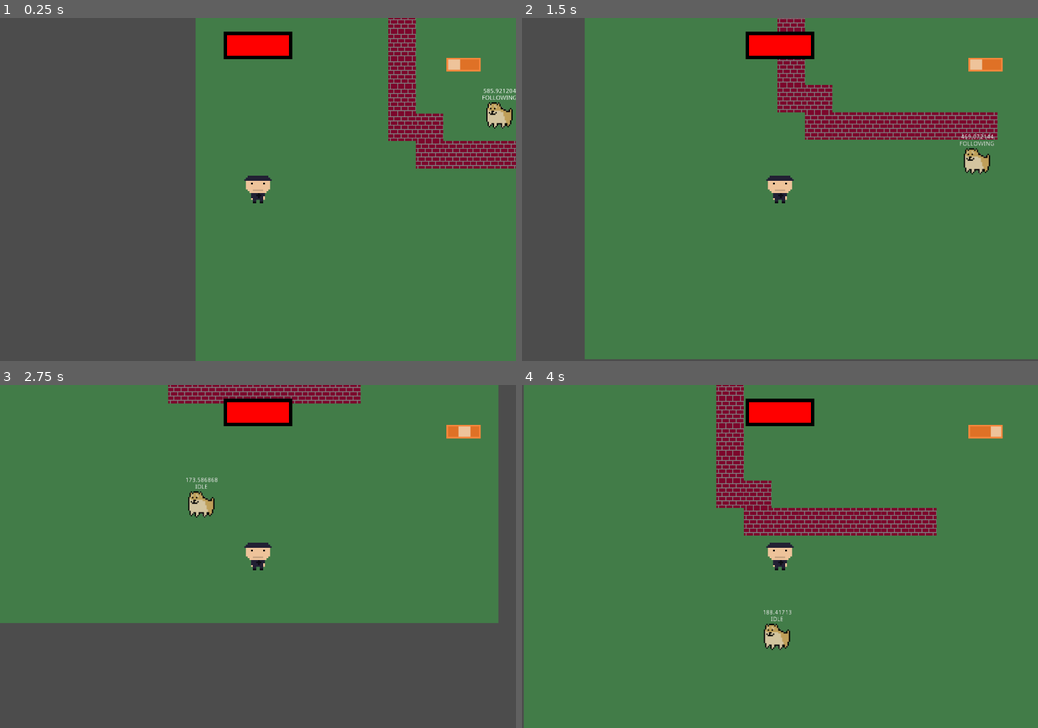
Above: before the commit, frames 1-4 (two rows, left to right).
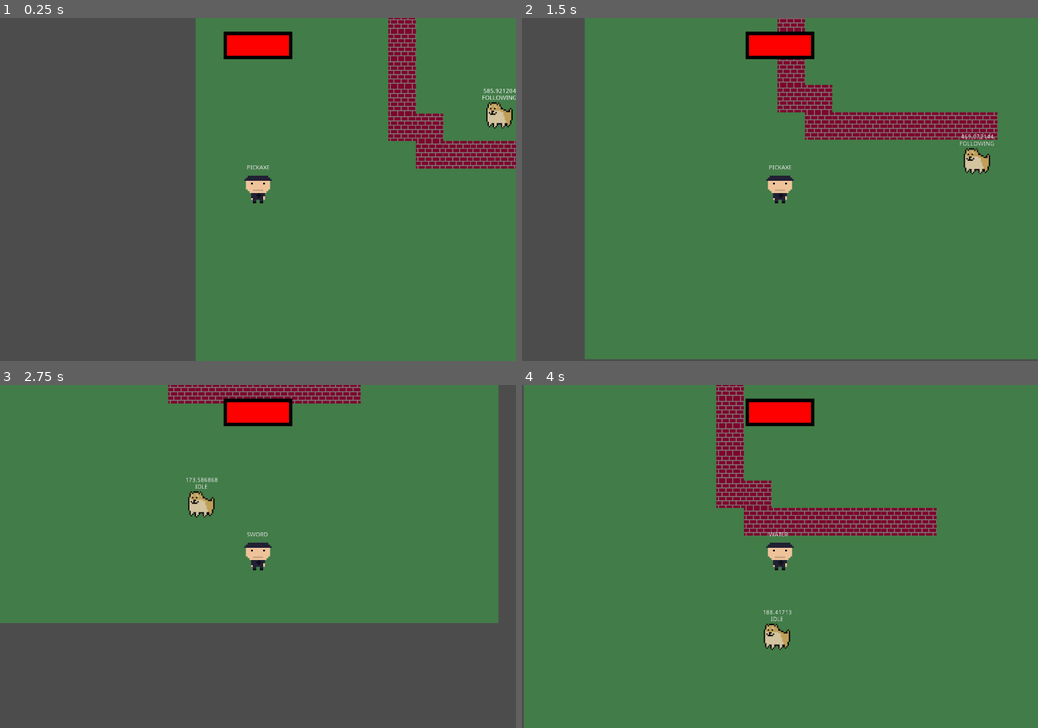
Above: after the commit, the same moments.

Repository: ranaxdev/BeatTheBoredomJam
Game: Godot game, scene res://Scenes/World.tscn
The game is run twice, just before and just after one commit, with the same random seed, the same clock (stepped at 60 frames per second) and the same inputs.
Inputs:
- Up to frame 1 (0.25 s): no input
- Up to frame 2 (1.5 s): tap Enter (ui_accept) at 0.5, 0.77, 1.07 s; hold D (move_right) 0.53-1.28 s; hold 4 0.53-1.28 s; tap 1 at 0.8, 1.35 s; hold S (move_down) from 1.28 s (still down)
- Up to frame 3 (2.75 s): tap Enter (ui_accept) at 1.52, 1.82 s; tap 2 at 1.55 s; release S (move_down) at 2.03 s; hold D (move_right) from 2.03 s (still down); hold 2 from 2.03 s (still down); tap 3 at 2.3 s
- Up to frame 4 (4 s): release D (move_right) at 2.78 s; release 2 at 2.78 s; hold W (move_up) 2.78-3.53 s; tap 3 at 2.85 s; tap Enter (ui_accept) at 3.02, 3.05, 3.32, 3.6, 3.77 s; hold A (move_left) from 3.53 s (still down); hold 4 from 3.53 s (still down)

The runs differ from the first frame. In frame 1, 0.3% of the frame differs, in the area x 47-94%, y 11-45%; in frame 2, 0.3%; in frame 3, 0.3%; in frame 4, 0.3%.

Commit message:
Scuffed plant watering system

Diff:
--- a/Assets/tileset.tres
+++ b/Assets/tileset.tres
@@ -1,10 +1,11 @@
-[gd_resource type="TileSet" load_steps=10 format=2]
+[gd_resource type="TileSet" load_steps=12 format=2]
 
 [ext_resource path="res://Assets/tempwall.png" type="Texture" id=1]
 [ext_resource path="res://Assets/tempground.png" type="Texture" id=2]
 [ext_resource path="res://Assets/tempdirt.png" type="Texture" id=3]
 [ext_resource path="res://Assets/templava.png" type="Texture" id=4]
 [ext_resource path="res://Assets/tempseededsoil.png" type="Texture" id=5]
+[ext_resource path="res://Assets/tempwetdirt.png" type="Texture" id=6]
 
 [sub_resource type="ConvexPolygonShape2D" id=1]
 points = PoolVector2Array( 64, 64, 0, 64, 0, 0, 64, 0 )
@@ -19,6 +20,10 @@
 
 [sub_resource type="NavigationPolygon" id=4]
 vertices = PoolVector2Array( 64, 0, 0, 0, 0, 64, 64, 64 )
+polygons = [ PoolIntArray( 0, 1, 2, 3 ) ]
+
+[sub_resource type="NavigationPolygon" id=5]
+vertices = PoolVector2Array( 64, 64, 0, 64, 0, 0, 64, 0 )
 polygons = [ PoolIntArray( 0, 1, 2, 3 ) ]
 
 [resource]
@@ -102,3 +107,18 @@
 4/shape_one_way_margin = 0.0
 4/shapes = [  ]
 4/z_index = 0
+5/name = "tempwetdirt.png 5"
+5/texture = ExtResource( 6 )
+5/tex_offset = Vector2( 0, 0 )
+5/modulate = Color( 1, 1, 1, 1 )
+5/region = Rect2( 0, 0, 64, 64 )
+5/tile_mode = 0
+5/occluder_offset = Vector2( 0, 0 )
+5/navigation_offset = Vector2( 0, 0 )
+5/navigation = SubResource( 5 )
+5/shape_offset = Vector2( 0, 0 )
+5/shape_transform = Transform2D( 1, 0, 0, 1, 0, 0 )
+5/shape_one_way = false
+5/shape_one_way_margin = 0.0
+5/shapes = [  ]
+5/z_index = 0
--- a/Scenes/Actors/Player.tscn
+++ b/Scenes/Actors/Player.tscn
@@ -1,9 +1,8 @@
-[gd_scene load_steps=7 format=2]
+[gd_scene load_steps=6 format=2]
 
 [ext_resource path="res://icon.png" type="Texture" id=1]
 [ext_resource path="res://Scripts/Actors/Player.gd" type="Script" id=2]
 [ext_resource path="res://Scripts/Actors/Toolbar.gd" type="Script" id=3]
-[ext_resource path="res://Assets/temptoolbar.png" type="Texture" id=4]
 [ext_resource path="res://Scripts/Actors/Healthbar.gd" type="Script" id=5]
 
 [sub_resource type="RectangleShape2D" id=1]
@@ -24,10 +23,23 @@
 [node name="Toolbar" type="Sprite" parent="Camera2D"]
 position = Vector2( 478.2, -291.429 )
 z_index = 999
-texture = ExtResource( 4 )
 region_enabled = true
 region_rect = Rect2( 0, 0, 80, 32 )
 script = ExtResource( 3 )
+
+[node name="toolLabel" type="Label" parent="Camera2D/Toolbar"]
+anchor_left = -478.682
+anchor_top = 278.533
+anchor_right = -478.682
+anchor_bottom = 278.533
+margin_left = -25.1668
+margin_top = -44.9633
+margin_right = 8.83316
+margin_bottom = -30.9633
+text = "TEST"
+__meta__ = {
+"_edit_use_anchors_": false
+}
 
 [node name="Healthbar" type="TextureProgress" parent="Camera2D"]
 margin_right = 40.0
--- a/Scripts/Actors/Toolbar.gd
+++ b/Scripts/Actors/Toolbar.gd
@@ -1,36 +1,39 @@
 extends Sprite
 
-enum Tools {PICKAXE, SWORD, RAKE}
+enum Tools {PICKAXE, SWORD, RAKE, WATER}
 var currentTool = Tools.PICKAXE
-
-var toolbarImg:Texture = preload("res://Assets/temptoolbar.png")
-var toolbarWidth:int = 80
-var toolbarHeight:int = 32
-
+var textToDisplay = "PICKAXE"
+var font:Font; #temp
 #***CREATE EVENT***
 func _ready():
-	pass
+	#temp
+	$toolLabel.set_size(Vector2(64,64))
+
 
 #***UPDATE EVENT***
 func _process(_delta):
 	_switchTexture()
+	$toolLabel.set_text(textToDisplay)
 
 #Switch texture depending on currentTool
 func _switchTexture():
 	#Pickaxe
 	if(Input.is_key_pressed(KEY_1)):
 		currentTool=Tools.PICKAXE
-		set_region_rect(Rect2(0,0,toolbarWidth,toolbarHeight))
-
+		textToDisplay = "PICKAXE"
 	#Sword
 	elif(Input.is_key_pressed(KEY_2)):
 		currentTool=Tools.SWORD
-		set_region_rect(Rect2(toolbarWidth,0,toolbarWidth,toolbarHeight))
-
+		textToDisplay = "SWORD"
 	#Rake
 	elif(Input.is_key_pressed(KEY_3)):
 		currentTool=Tools.RAKE
-		set_region_rect(Rect2(toolbarWidth*2,0,toolbarWidth,toolbarHeight))
+		textToDisplay = "RAKE"
+	#Water
+	elif(Input.is_key_pressed(KEY_4)):
+		currentTool=Tools.WATER
+		textToDisplay = "WATER"
+	update()
 
 
 #***GETTERS***
--- a/Scripts/Planting/Crop.gd
+++ b/Scripts/Planting/Crop.gd
@@ -28,7 +28,7 @@
 	growTimer.set_wait_time(growthDelay)
 	growTimer.connect("timeout",self,"_onGrowTimerComplete")
 	add_child(growTimer)
-	growTimer.start()
+
 
 #***RENDER***
 func _draw():
@@ -48,6 +48,11 @@
 		growTimer.start()
 
 
+# Enable grow timer when watered
+func setWatered() -> void:
+	growTimer.start()
+	print("started")
+
 #***GETTERS***
 
 # Return position vector
--- a/Scripts/Planting/Plant.gd
+++ b/Scripts/Planting/Plant.gd
@@ -6,7 +6,7 @@
 onready var toolbar:Sprite = $"/root/World/Player/Camera2D/Toolbar"
 
 var player_pos:Vector2 #Player position in world units
-enum TileType {WALL=0, GRASS=1, DIRT=2, LAVA=3}
+enum TileType {WALL=0, GRASS=1, DIRT=2, LAVA=3, WETDIRT=5}
 
 
 func _ready():
@@ -15,7 +15,6 @@
 func _process(delta):
 	updatePlayerPos()
 
-
 # Player cartesian coords to world units
 func updatePlayerPos() -> void:
 	player_pos = tilemap.world_to_map(Vector2(player.position.x,player.position.y))
--- a/Scripts/Planting/Plough.gd
+++ b/Scripts/Planting/Plough.gd
@@ -1,5 +1,4 @@
 extends Plant
-
 
 var dirtTexture:Texture = preload("res://Assets/tempdirt.png")
 
@@ -34,11 +33,14 @@
 #***UPDATE EVENT***
 func _process(_delta):
 	self.visible=false #Hide texture
+
 	#Rake is selected to plough
 	if(toolbar.getcurrentTool()==toolbar.getTools().RAKE and canPlough):
 		plough() # Plough available
 
-
+	#Water tool is selected to water tile
+	if(toolbar.getcurrentTool()==toolbar.getTools().WATER):
+		water()
 
 # Plough land function
 func plough() -> void:
@@ -53,7 +55,17 @@
 		# Restart timers
 		ploughTimer.start()
 		revertTimer.start()
-	print(revertTimer.time_left)
+
+
+# Water dirt tile (and start growth if crop planted)
+func water() -> void:
+	if(Input.is_action_just_pressed("ui_accept") and tilemap.get_cellv(player_pos)==TileType.DIRT):
+		# Start growing crops if watered
+		for i in get_node("../Seed/").getPlantedCrops():
+			if(i.getPos()==player_pos):
+				i.setWatered()
+		# Tile darkens
+		tilemap.set_cellv(player_pos,TileType.WETDIRT)
 
 # Enables plough function after timer completes
 func _onPloughTimerComplete() -> void:
--- a/Scripts/Planting/Seed.gd
+++ b/Scripts/Planting/Seed.gd
@@ -24,7 +24,7 @@
 
 # Plants seed on dirt tile
 func plantCrop() -> void:
-	if(tilemap.get_cellv(player_pos)==TileType.DIRT):
+	if(tilemap.get_cellv(player_pos)==TileType.DIRT and toolbar.getcurrentTool()==toolbar.getTools().RAKE):
 		# Plant crop into dirt if there isn't already one planted
 		if(!cropMatchesPlayer()):
 			var crop = Crop.new(1,player_pos)
@@ -40,3 +40,8 @@
 		if(i.getPos()==player_pos):
 			return true
 	return false
+
+
+# Return planted crops array
+func getPlantedCrops() -> Array:
+	return plantedCrops
Binary file added: Assets/tempwetdirt.png
Not shown, added: Assets/tempwetdirt.png.import
